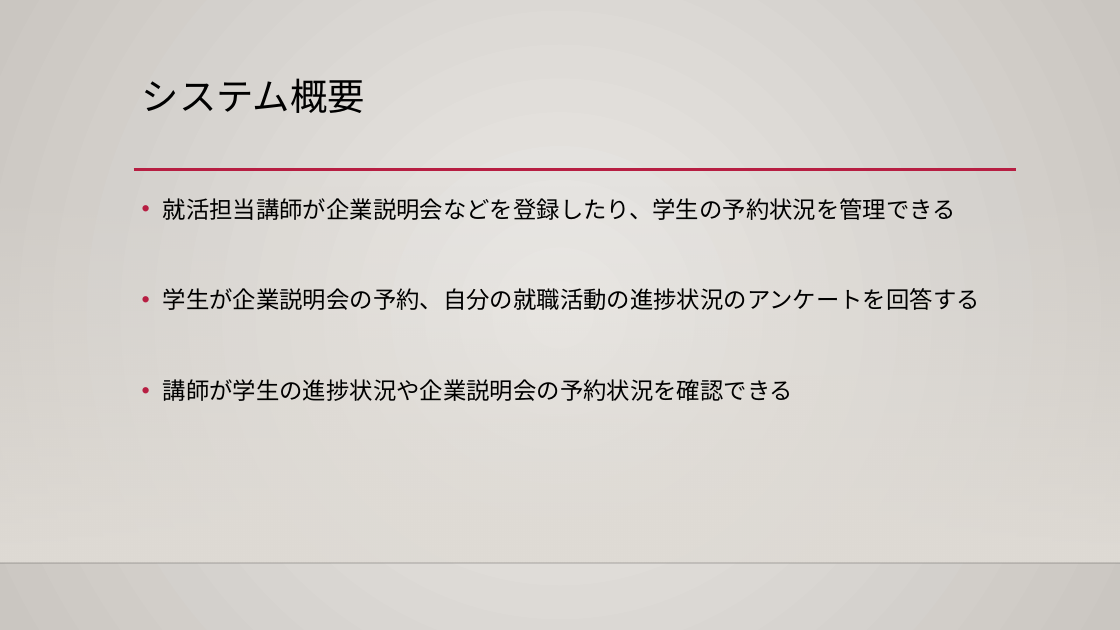
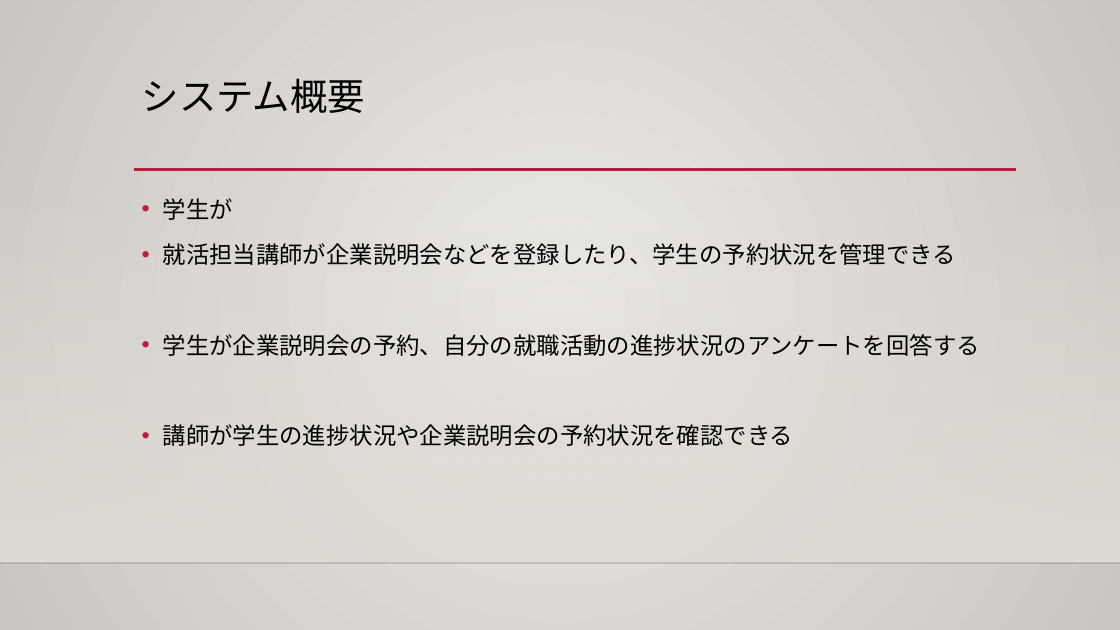
Before and after one commit to niimoti/Spling-database, a slide deck: slide 10 of 発表用_R4A1_more².pptx (slide 9 before the commit). Drawn at 1120x630 pixels with LibreOffice and Linux fonts; fonts in the diff are those of the drawing; background and template pictures are left out. Boxes give left, top, right and bottom in pixels: in the first picture for what was removed or moved away, otherwise in the second. Text is boxed around its words. In the diff, an @@ line names an element or a change of style, - is before the commit and + after.

```diff
--- a/発表用_R4A1_more².pptx
+++ b/発表用_R4A1_more².pptx
@@ text at [163, 198, 233, 220]: paragraph added @@
+• 学生が
```
Also in this commit, not shown: 6 other slides changed, 1 slide added, 1 other file.
